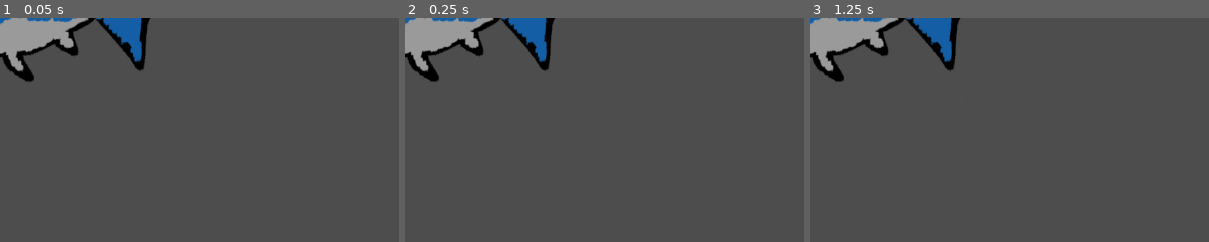
Above: before the commit, frames 1-3 (left to right).
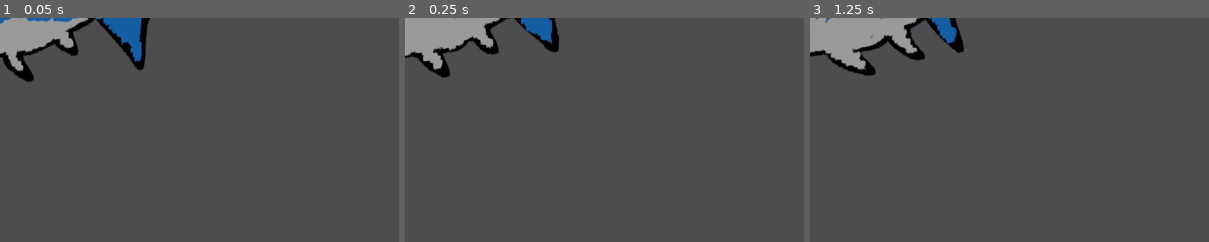
Above: after the commit, the same moments.

Repository: SludgyPlate5579/MiniJameGamGame
Game: Godot game, scene res://scenes/shark.tscn
Two runs of this game, one before a commit and one after it. Both use one fixed random seed, a clock stepped at 60 frames per second and the inputs below. This scene is started directly instead of the project's main scene.
Inputs:
- Up to frame 1 (0.05 s): no input
- Up to frame 2 (0.25 s): no input
- Up to frame 3 (1.25 s): tap Enter (ui_accept) at 0.5, 0.6, 0.77, 1.07 s; hold Right (ui_right) from 0.53 s (still down)
The pictures show only the part of the screen within x 0-50%, y 0-50%; the shares and areas given below are measured in that part.

Frame 1 is identical in both runs. In frame 2, 3.8% of the frame differs, in the area x 0-39%, y 0-29%; in frame 3, 4.7%.

Commit message:
misc changes

Diff:
--- a/ebb-and-flow/project.godot
+++ b/ebb-and-flow/project.godot
@@ -11,7 +11,7 @@
 [application]
 
 config/name="Ebb and Flow"
-run/main_scene="uid://bk2gvbana03a2"
+run/main_scene="uid://0b2qgpi8l1c2"
 config/features=PackedStringArray("4.6", "GL Compatibility")
 config/icon="res://icon.svg"
 
--- a/ebb-and-flow/scenes/player.tscn
+++ b/ebb-and-flow/scenes/player.tscn
@@ -1,12 +1,13 @@
 [gd_scene format=3 uid="uid://dseddso5fvbmt"]
 
-[ext_resource type="Script" path="res://scripts/player.gd" id="1_3vyb7"]
+[ext_resource type="Script" uid="uid://dy1gam1h7x6ob" path="res://scripts/player.gd" id="1_3vyb7"]
 [ext_resource type="Shape2D" uid="uid://1obevqte2rlu" path="res://resources/new_capsule_shape_2d.tres" id="2_g2els"]
 
 [node name="player" type="CharacterBody2D" unique_id=579592363]
 script = ExtResource("1_3vyb7")
 
 [node name="AnimatedSprite2D" type="AnimatedSprite2D" parent="." unique_id=1857394290]
+autoplay = "default"
 
 [node name="CollisionShape2D" type="CollisionShape2D" parent="." unique_id=399988398]
 shape = ExtResource("2_g2els")
--- a/ebb-and-flow/scenes/shark.tscn
+++ b/ebb-and-flow/scenes/shark.tscn
@@ -42,4 +42,5 @@
 
 [node name="AnimatedSprite2D" type="AnimatedSprite2D" parent="." unique_id=2125436731]
 sprite_frames = SubResource("SpriteFrames_4m6ut")
-frame_progress = 0.13376723
+autoplay = "default"
+frame_progress = 0.6354273
--- a/ebb-and-flow/scripts/player.gd
+++ b/ebb-and-flow/scripts/player.gd
@@ -11,7 +11,7 @@
 		velocity += get_gravity() * delta
 
 	# Handle jump.
-	if Input.is_action_just_pressed("ui_accept") and is_on_floor():
+	if Input.is_action_just_pressed("ui_accept"):
 		velocity.y = JUMP_VELOCITY
 
 	# Get the input direction and handle the movement/deceleration.
Binary file added: ebb-and-flow/images/fish.png
Not shown, added: ebb-and-flow/images/fish.png.import
Not shown: 1 places in ebb-and-flow/scenes/Game.tscn that only renumber resources
Not shown: 1 places in ebb-and-flow/scenes/shark.tscn that only renumber resources
